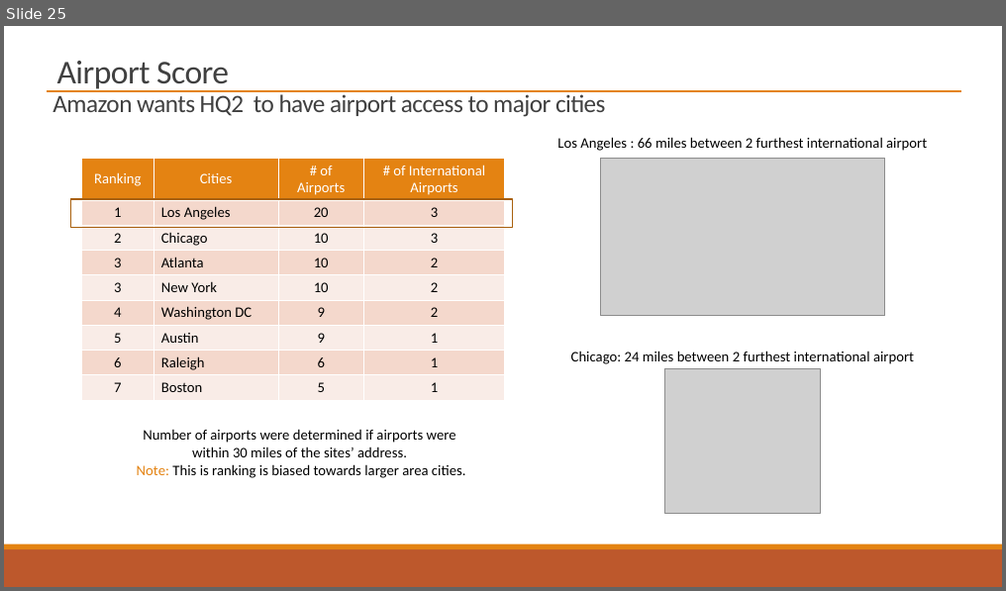
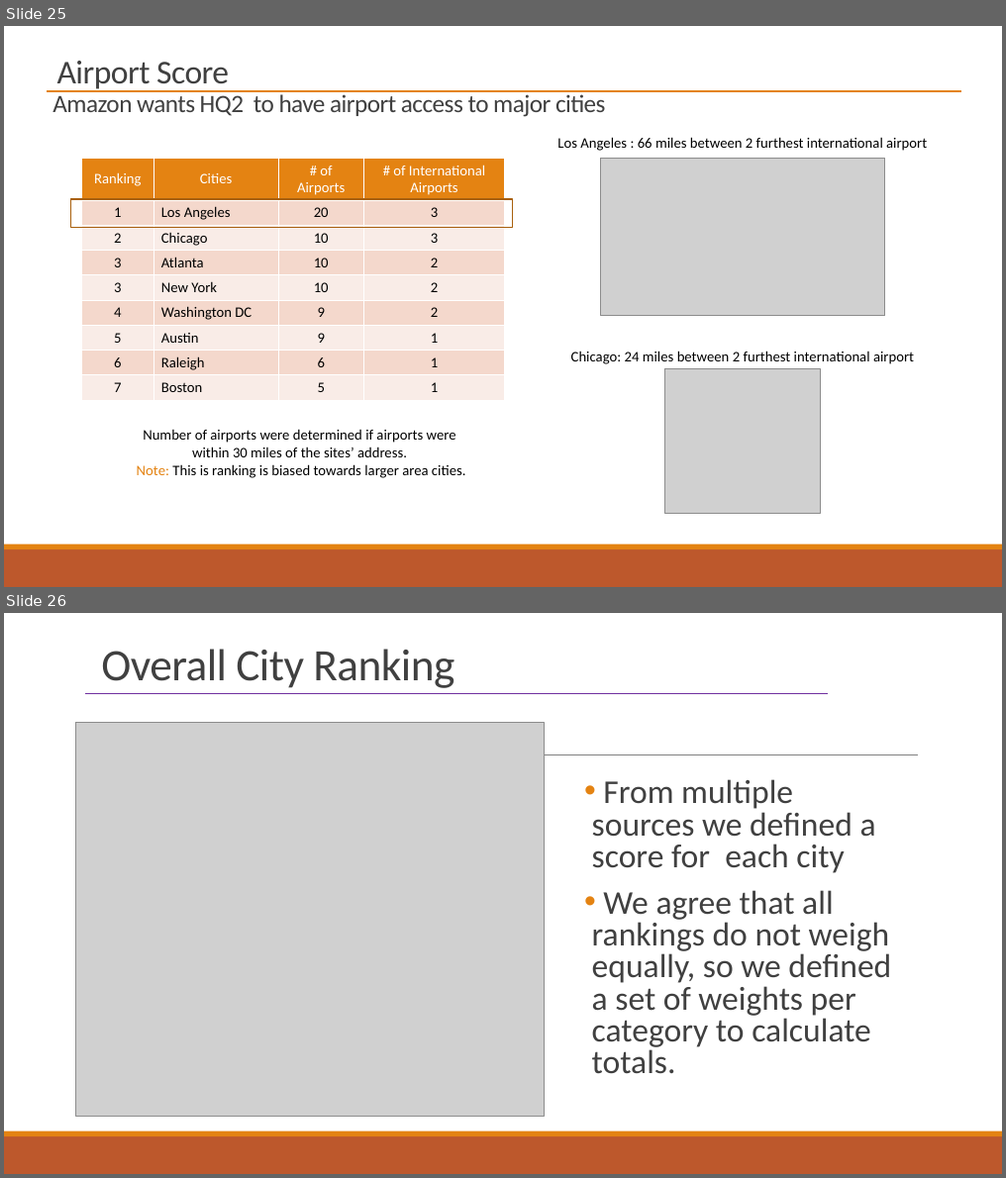
Before and after one commit to indranik/BC_Project1, a slide deck: Project1_Presentation.pptx. Shown one above the other, each under a label of ours: slide 25 before the commit, slides 25 and 26 after it. The pictures are 1006x591 and 1006x1178 pixels, drawn with LibreOffice and Linux fonts; fonts in the diff are those of the drawing; grey boxes stand for pictures. Boxes give left, top, right and bottom in pixels: in the first picture for what was removed or moved away, otherwise in the second. Text is boxed around its words. In the diff, an @@ line names an element or a change of style, - is before the commit and + after.

Commit message:
update final score slides

```diff
--- a/Project1_Presentation.pptx
+++ b/Project1_Presentation.pptx
@@ slide 26 added at [4,613,1002,1174], background #FFFFFF; not listed: 2 template elements that a slide beside it also shows @@
@@ title added at [101,649,454,688], 43.2 pt, text #404040 @@
+Overall City Ranking
@@ line added from (85, 694) to (828, 694), #7030A0 1 pt @@
@@ picture added at [76,722,544,1117] @@
@@ line added from (102, 756) to (918, 756), #808080 0.5 pt @@
@@ text added at [592,779,891,1074], 32 pt, text #404040 @@
+• From multiple sources we defined a score for each city
+• We agree that all rankings do not weigh equally, so we defined a set of weights per category to calculate totals.
```
Also in this commit, not shown: 1 slide changed.
